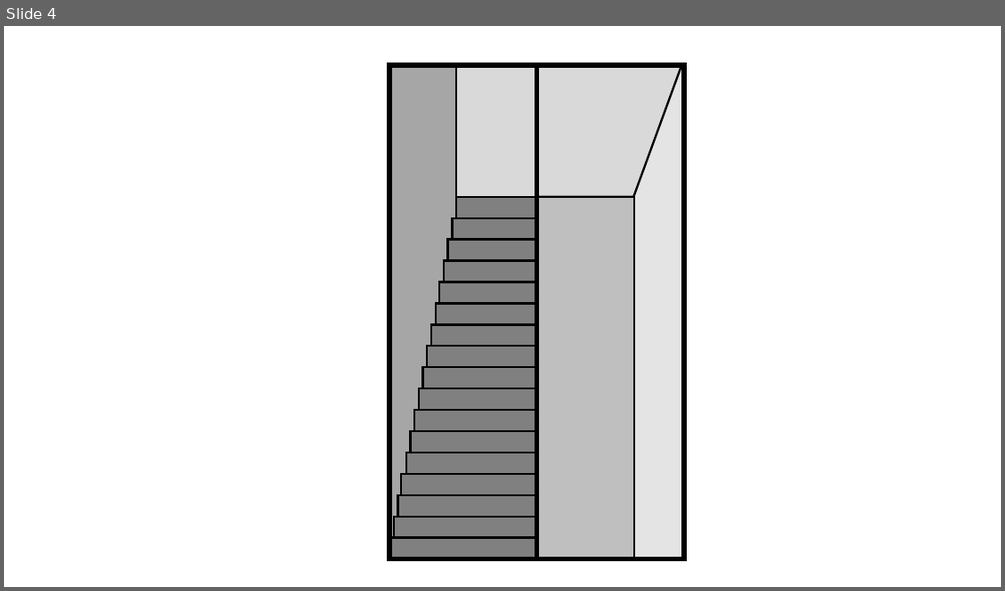
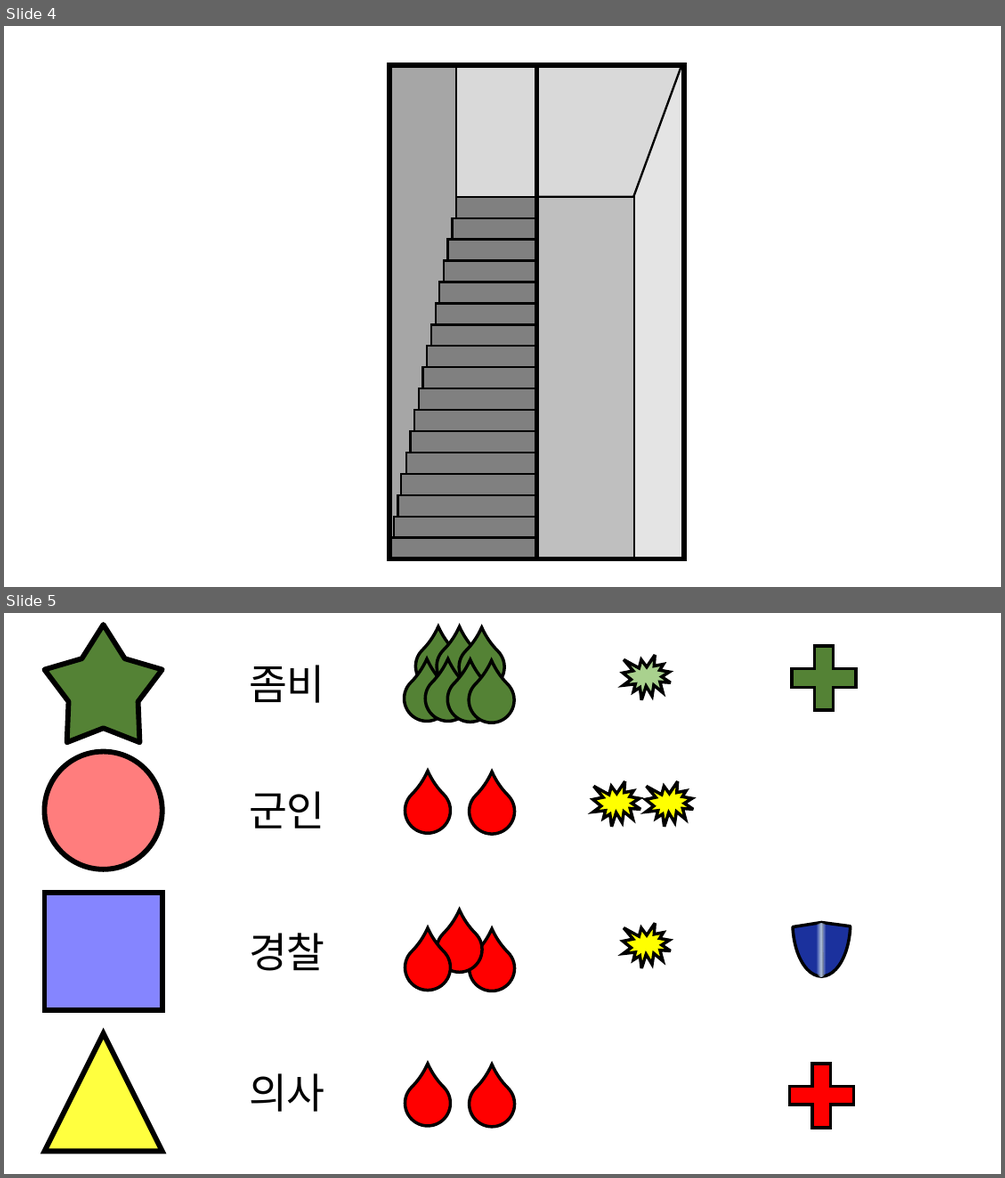
Before and after one commit to SNUGDC/Escapartment, a slide deck: Escapartment 아트 리소스.pptx. Shown one above the other, each under a label of ours: slide 4 before the commit, slides 4 and 5 after it. The pictures are 1005x591 and 1005x1178 pixels, drawn with LibreOffice and Linux fonts; fonts in the diff are those of the drawing. Boxes give left, top, right and bottom in pixels: in the first picture for what was removed or moved away, otherwise in the second. Text is boxed around its words. In the diff, an @@ line names an element or a change of style, - is before the commit and + after.

```diff
--- a/Escapartment 아트 리소스.pptx
+++ b/Escapartment 아트 리소스.pptx
@@ slide 5 added at (4, 613, 1001, 1174), background #FFFFFF @@
@@ star added at (44, 625, 162, 742), fill #548235, outline #000000 5 pt @@
@@ teardrop added at (406, 634, 470, 698), fill #548235, outline #000000 3 pt @@
@@ teardrop added at (428, 634, 492, 698), fill #548235, outline #000000 3 pt @@
@@ teardrop added at (450, 635, 515, 699), fill #548235, outline #000000 3 pt @@
@@ text added at (249, 665, 325, 703), 40 pt, text #000000 @@
+좀비
@@ irregular seal added at (623, 655, 671, 699), fill #A9D18E, outline #000000 3 pt @@
@@ plus added at (793, 646, 857, 710), fill #548235, outline #000000 3 pt @@
@@ teardrop added at (395, 666, 459, 730), fill #548235, outline #000000 3 pt @@
@@ teardrop added at (415, 666, 480, 730), fill #548235, outline #000000 3 pt @@
@@ teardrop added at (438, 667, 502, 731), fill #548235, outline #000000 3 pt @@
@@ teardrop added at (460, 668, 524, 732), fill #548235, outline #000000 3 pt @@
@@ ellipse added at (44, 751, 162, 868), fill #FF7D7D, outline #000000 5 pt @@
@@ text added at (249, 791, 325, 828), 40 pt, text #000000 @@
+군인
@@ teardrop added at (396, 779, 460, 843), fill #FF0000, outline #000000 3 pt @@
@@ teardrop added at (460, 779, 524, 844), fill #FF0000, outline #000000 3 pt @@
@@ irregular seal added at (593, 781, 641, 826), fill #FFFF00, outline #000000 3 pt @@
@@ irregular seal added at (646, 781, 694, 826), fill #FFFF00, outline #000000 3 pt @@
@@ pie slice (boxed as its full ellipse) added at (793, 868, 850, 976), fill #1B319D, outline #000000 3 pt @@
@@ pie slice (boxed as its full ellipse) added at (793, 868, 850, 976), fill #1B319D, outline #000000 3 pt @@
@@ pie slice (boxed as its full ellipse) added at (809, 870, 833, 976), fill gradient #B4C7E7 @@
@@ rectangle added at (44, 892, 162, 1010), fill #8585FF, outline #000000 5 pt @@
@@ text added at (249, 933, 325, 971), 40 pt, text #000000 @@
+경찰
@@ teardrop added at (428, 916, 492, 981), fill #FF0000, outline #000000 3 pt @@
@@ irregular seal added at (623, 924, 671, 968), fill #FFFF00, outline #000000 3 pt @@
@@ teardrop added at (396, 935, 460, 1000), fill #FF0000, outline #000000 3 pt @@
@@ teardrop added at (460, 936, 524, 1001), fill #FF0000, outline #000000 3 pt @@
@@ triangle added at (44, 1033, 162, 1151), fill #FFFF3F, outline #000000 5 pt @@
@@ plus added at (789, 1063, 853, 1127), fill #FF0000, outline #000000 3 pt @@
@@ text added at (249, 1073, 325, 1111), 40 pt, text #000000 @@
+의사
@@ teardrop added at (396, 1071, 460, 1135), fill #FF0000, outline #000000 3 pt @@
@@ teardrop added at (460, 1071, 524, 1136), fill #FF0000, outline #000000 3 pt @@
```
Also in this commit, not shown: 2 other slides added, 25 other files.
